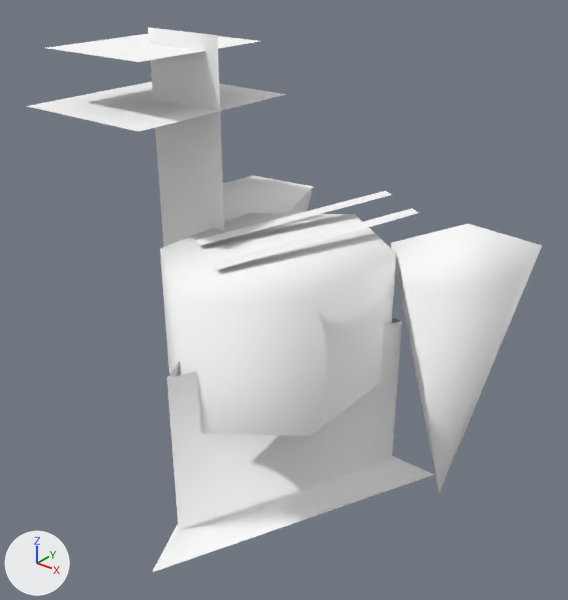
An edit to the glTF model public/3d/item/model__item__room.ofs_1348_0/1348gakki07_c.gltf, drawn before and after from the same camera.
Before and after are seen from a 50 mm lens placed at (0.868, -1.078, 1.081), pointed at (-0.024, 0.038, 0.389). Arrows for +X, +Y and +Z are at lower left; the lights stay in place. The first picture is the older version.

The scene before the commit, as lines of its bpy script (objects in view):
```python
mat_immc01_07_0 = principled_material('immc01_07_0')
mat_immc01_07_0.base_color = (1.0, 1.0, 1.0)  # white #ffffff
mat_immc01_07_0.roughness = 1.0
me_1348gakki07_c = bpy.data.meshes.new('1348gakki07_c')
me_1348gakki07_c.from_pydata(...)  # 67 vertices, 65 faces; spans x -0.465..0.405, y -0.382..0.478, z -0.063..0.893
me_1348gakki07_c.materials.append(mat_immc01_07_0)  # white #ffffff
ob_1348gakki07_c = bpy.data.objects.new('1348gakki07_c', me_1348gakki07_c)
ob_1348gakki07_c.location = (0.0, 0.0, 0.0)
```
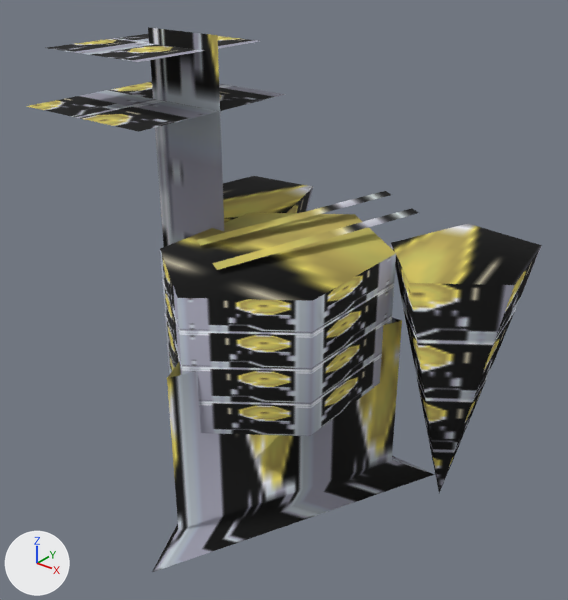
Boxes [x1, y1, x2, y2] around the edits, measured in the pictures (568 x 600 px):
'1348gakki07_c', surface changed (darker)
    both: [27, 27, 542, 572]

The change, as a diff of the scene's bpy script:
```diff
--- a/public/3d/item/model__item__room.ofs_1348_0/1348gakki07_c.gltf.py
+++ b/public/3d/item/model__item__room.ofs_1348_0/1348gakki07_c.gltf.py
@@ img_immc01_07_0 @@
+img_immc01_07_0 = load_image('immc01_07_0', '_unpacked/immc01_07_0', 32, 32, 'sRGB')
@@ mat_immc01_07_0 @@
 mat_immc01_07_0 = principled_material('immc01_07_0')
-mat_immc01_07_0.base_color = (1.0, 1.0, 1.0)  # white #ffffff
+mat_immc01_07_0.texture = img_immc01_07_0
 mat_immc01_07_0.roughness = 1.0
```
